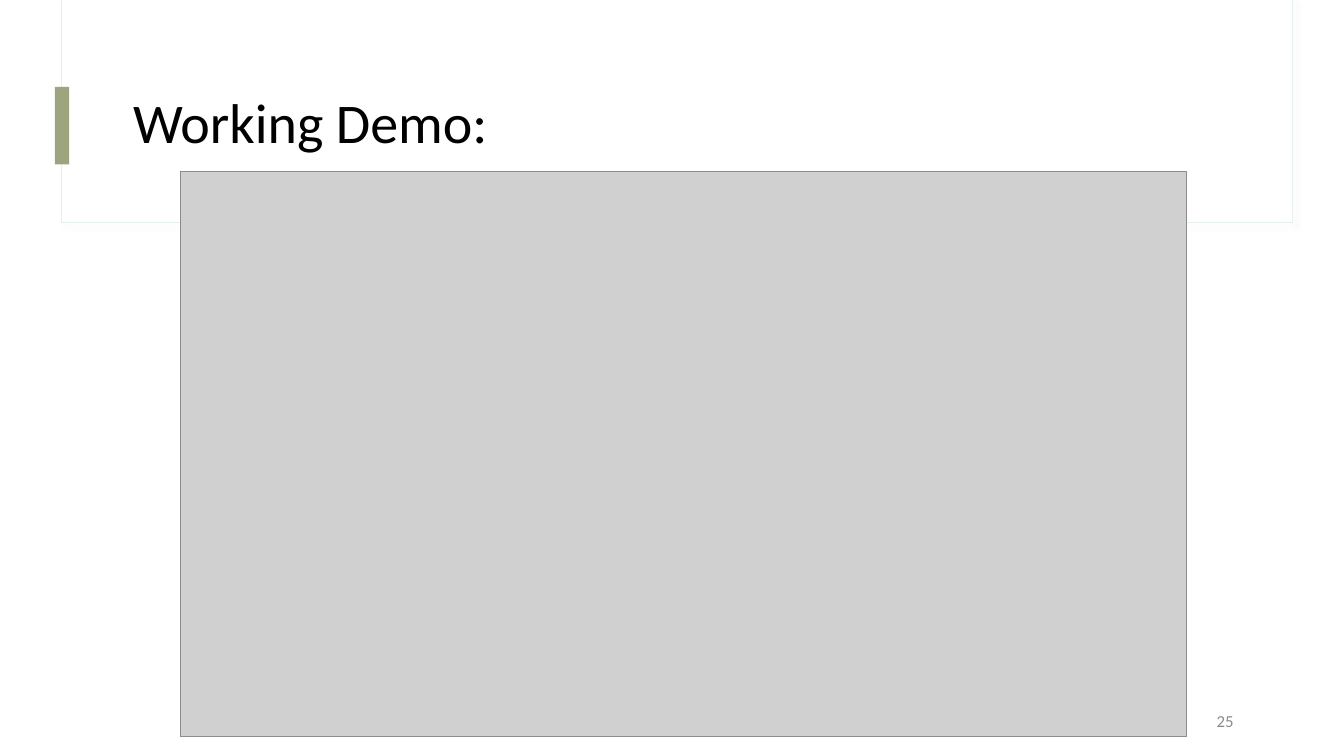
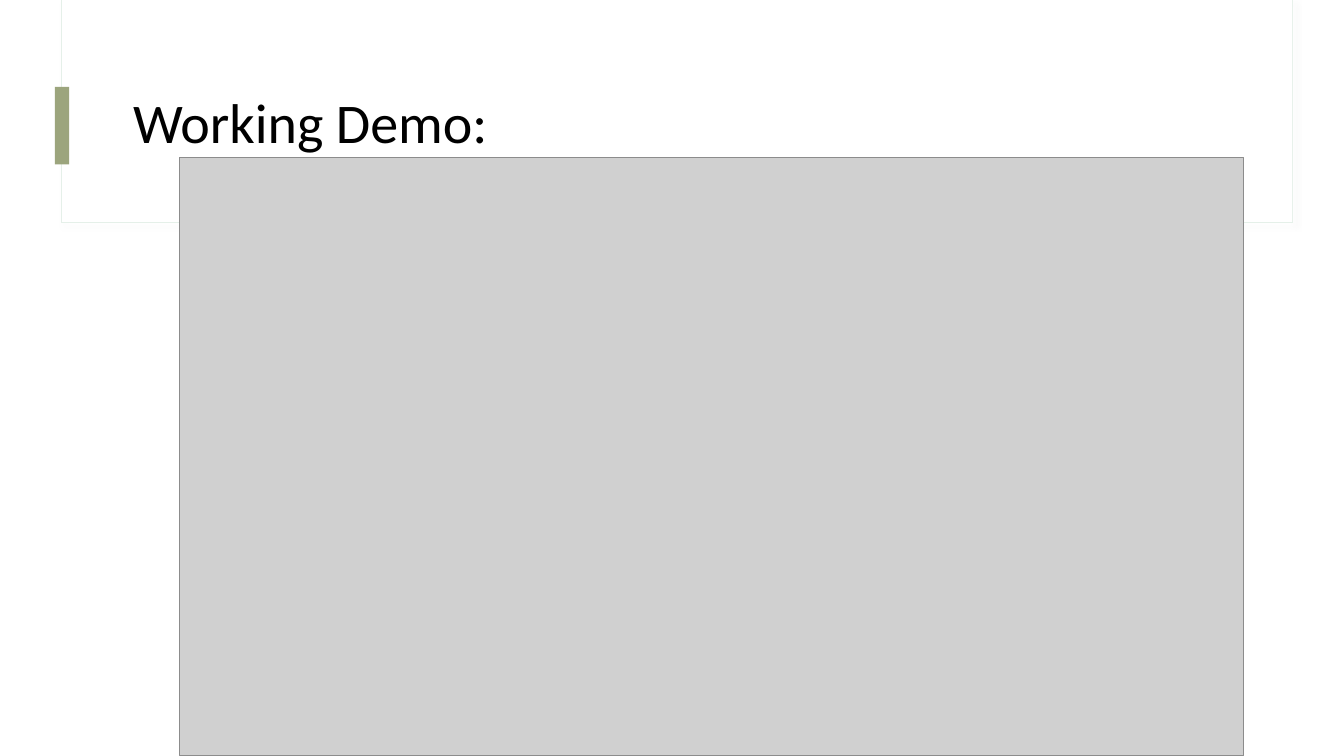
Before and after one commit to SahilFruitwala/toxicity-detection-sklearn, a slide deck: slide 25 of NLP_PPT.pptx. Drawn at 1344x756 pixels with LibreOffice and Linux fonts; fonts in the diff are those of the drawing; grey boxes stand for pictures. Boxes give left, top, right and bottom in pixels: in the first picture for what was removed or moved away, otherwise in the second. Text is boxed around its words. In the diff, an @@ line names an element or a change of style, - is before the commit and + after.

```diff
--- a/NLP_PPT.pptx
+++ b/NLP_PPT.pptx
@@ picture: place and size @@
-picture at [180, 171, 1186, 737]
+picture at [179, 157, 1244, 756]
@@ page number removed at [1217, 716, 1234, 727] @@
-25
```
Also in this commit, not shown: 1 other slide changed.
